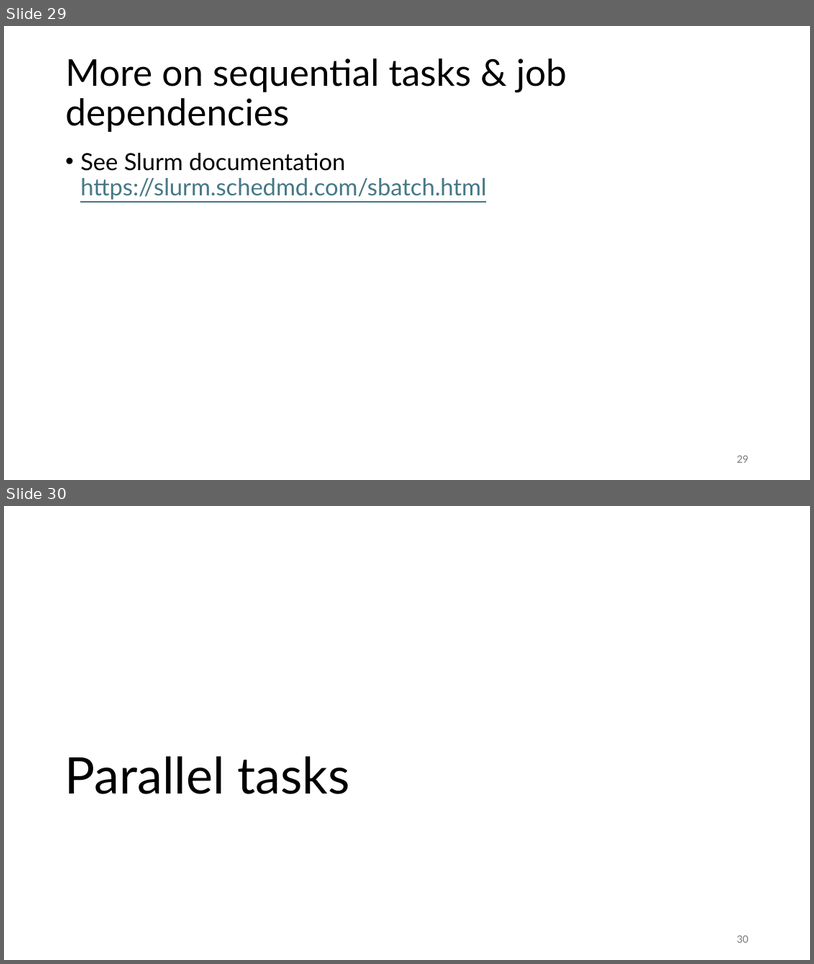
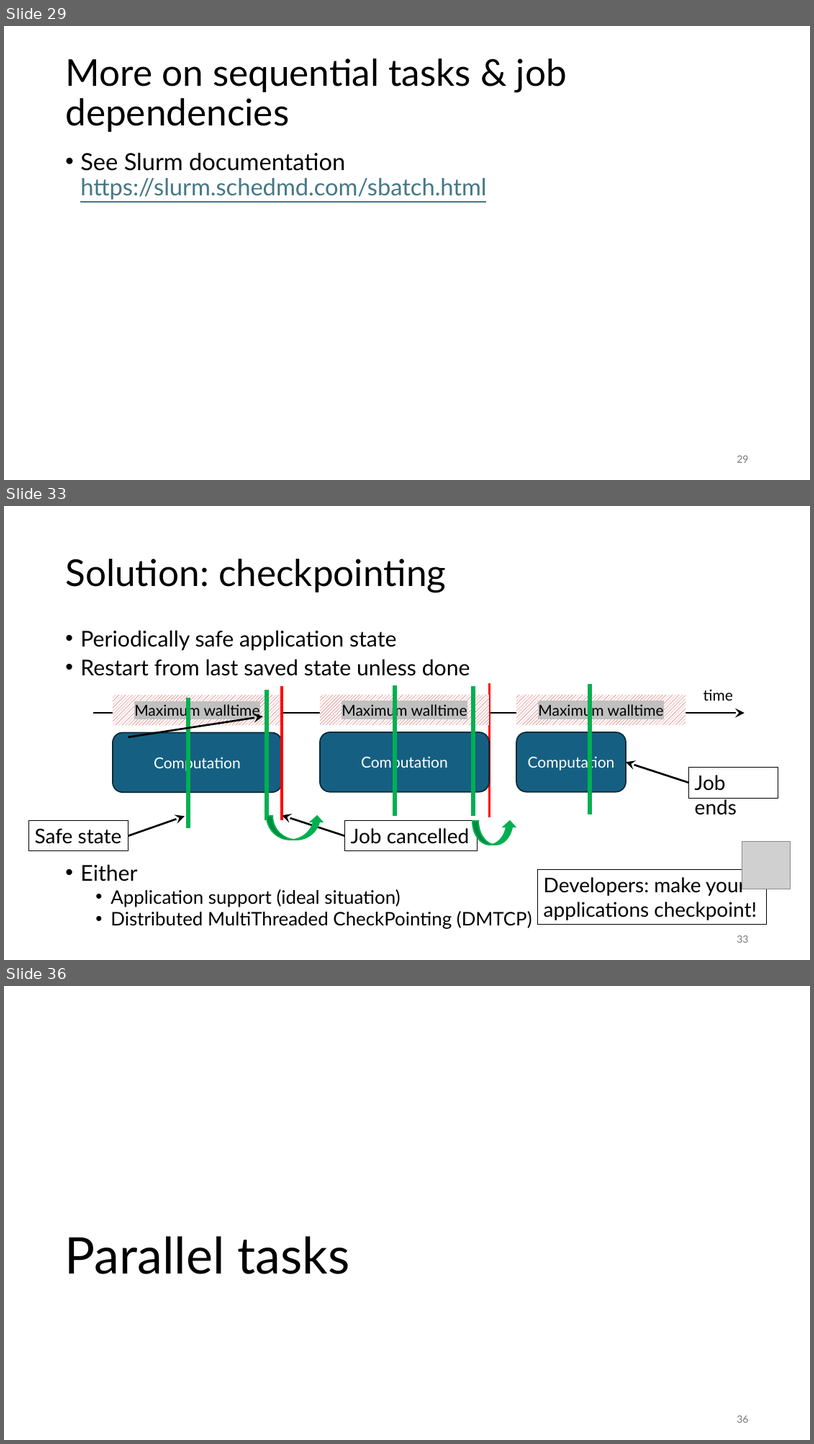
Before and after one commit to gjbex/Workflows-for-HPC, a slide deck: workflow_for_HPC.pptx. Shown one above the other, each under a label of ours: slides 29 and 30 before the commit, slides 29, 33 and 36 after it; the slides between them are not shown. The pictures are 814x964 and 814x1444 pixels, drawn with LibreOffice and Linux fonts; fonts in the diff are those of the drawing; grey boxes stand for pictures. Boxes give left, top, right and bottom in pixels: in the first picture for what was removed or moved away, otherwise in the second. Text is boxed around its words. In the diff, an @@ line names an element or a change of style, - is before the commit and + after.

Commit message:
Add DMTCP slides

```diff
--- a/workflow_for_HPC.pptx
+++ b/workflow_for_HPC.pptx
@@ slide 33 added at box(4, 506, 810, 960), background #FFFFFF @@
@@ title added at box(65, 559, 446, 592), 44 pt, text #000000 @@
+Solution: checkpointing
@@ text added at box(80, 630, 532, 929), 22.2 pt, text #000000 @@
+• Periodically safe application state
+• Restart from last saved state unless done
+• Either
+  • Application support (ideal situation)
+  • Distributed MultiThreaded CheckPointing (DMTCP)
@@ rectangle added at box(113, 695, 282, 725), fill pattern #C00000 on #FFFFFF, 18 pt, text #000000 @@
+Maximum walltime
@@ line added from (188, 828) to (188, 698), #00B050 4.5 pt @@
@@ line added from (267, 820) to (267, 690), #00B050 4.5 pt @@
@@ line added from (282, 686) to (282, 820), #FF0000 3 pt @@
@@ rectangle added at box(320, 694, 490, 724), fill pattern #C00000 on #FFFFFF, 18 pt, text #000000 @@
+Maximum walltime
@@ line added from (395, 816) to (395, 686), #00B050 4.5 pt @@
@@ line added from (473, 816) to (473, 686), #00B050 4.5 pt @@
@@ line added from (490, 683) to (490, 818), #FF0000 3 pt @@
@@ rectangle added at box(517, 694, 687, 724), fill pattern #C00000 on #FFFFFF, 18 pt, text #000000 @@
+Maximum walltime
@@ line added from (590, 815) to (590, 684), #00B050 4.5 pt @@
@@ text added at box(704, 689, 733, 700), 18 pt, text #000000 @@
+time
@@ arrow added from (93, 713) to (745, 713), #000000 2.25 pt @@
@@ arrow added from (128, 737) to (263, 716), #000000 2.25 pt @@
@@ rounded rectangle added at box(113, 732, 282, 792), fill #156082, outline #092A39 1.5 pt, 18 pt, text #FFFFFF @@
+Computation
@@ rounded rectangle added at box(320, 732, 490, 792), fill #156082, outline #092A39 1.5 pt, 18 pt, text #FFFFFF @@
+Computation
@@ rounded rectangle added at box(517, 732, 627, 792), fill #156082, outline #092A39 1.5 pt, 18 pt, text #FFFFFF @@
+Computation
@@ arrow added from (689, 782) to (627, 762), #000000 2.25 pt @@
@@ rectangle added at box(689, 767, 778, 798), fill #FFFFFF, outline #000000 0.75 pt, 24 pt, text #000000 @@
+Job ends
@@ rectangle added at box(28, 821, 128, 851), fill #FFFFFF, outline #000000 0.75 pt, 24 pt, text #000000 @@
+Safe state
@@ arrow added from (128, 836) to (185, 816), #000000 2.25 pt @@
@@ curved up arrow added at box(267, 816, 323, 839), fill #00B050, outline #00B050 1.5 pt @@
@@ arrow added from (345, 836) to (282, 815), #000000 2.25 pt @@
@@ rectangle added at box(345, 821, 478, 851), fill #FFFFFF, outline #000000 0.75 pt, 24 pt, text #000000 @@
+Job cancelled
@@ curved up arrow added at box(473, 821, 517, 844), fill #00B050, outline #00B050 1.5 pt @@
@@ picture added at box(743, 841, 790, 889) @@
@@ rectangle added at box(538, 870, 767, 924), outline #000000 0.75 pt, 24 pt, text #000000 @@
+Developers: make your
+applications checkpoint!
@@ page number added at box(737, 935, 748, 942), 12 pt, text #797979 @@
+33
@@ what was slide 30 is now slide 36 @@
@@ page number at box(737, 1415, 748, 1422): text changed @@
-30
+36
```
Also in this commit, not shown: 5 other slides added.
